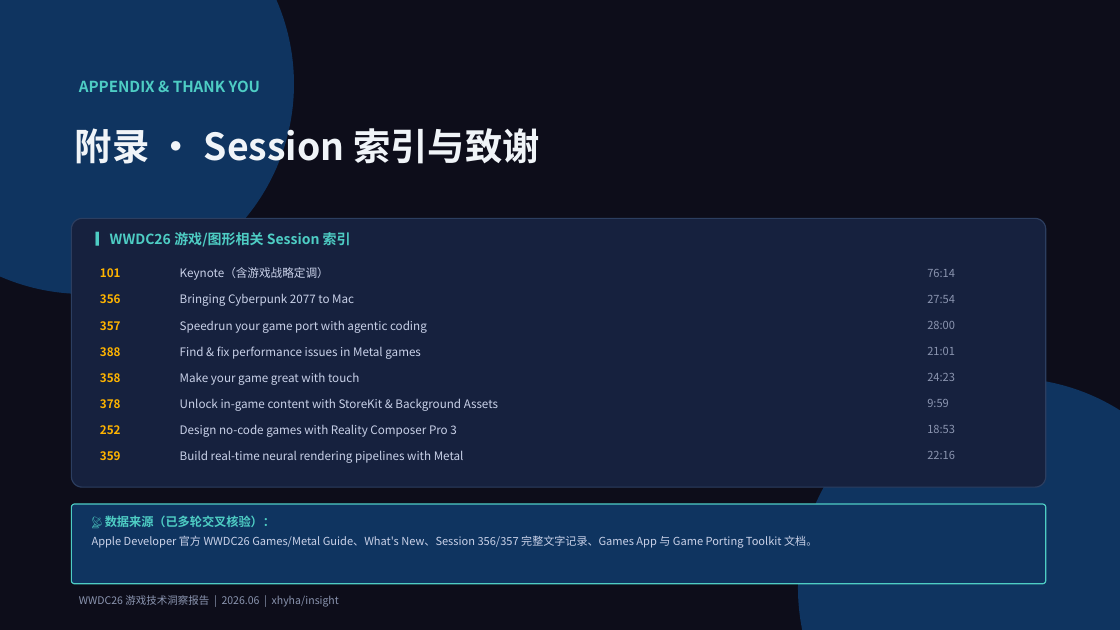
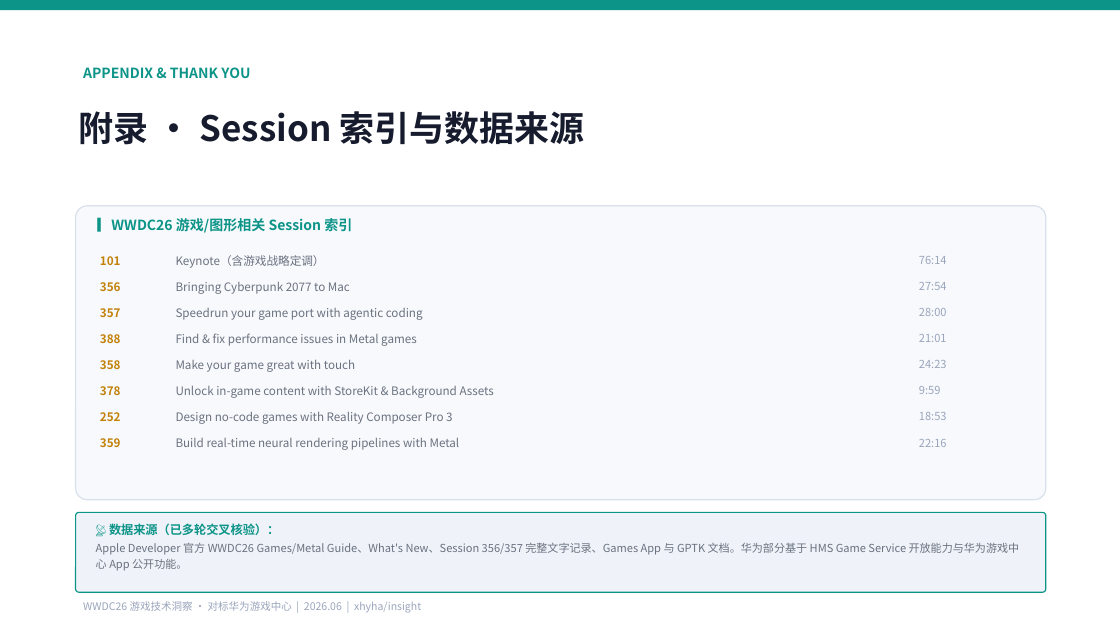
Before and after one commit to xhyha/insight, a slide deck: slide 28 of WWDC26_Gaming_Insight_Report.pptx (slide 24 before the commit). Drawn at 1120x630 pixels with LibreOffice and Linux fonts; fonts in the diff are those of the drawing. Boxes give left, top, right and bottom in pixels: in the first picture for what was removed or moved away, otherwise in the second. Text is boxed around its words. In the diff, an @@ line names an element or a change of style, - is before the commit and + after.

Commit message:
WWDC26游戏洞察 v2 - 白底版 + 新增华为游戏中心对标启发 (28 pages)
主要变更：
- 全局改为纯白底色主题（原深色主题）
- 新增第六章「对标华为游戏中心」(5 页)：
  · 华为游戏中心/HMS Game Service 现状速览
  · WWDC26 vs 华为 全维度对比矩阵
  · 对华为游戏中心的 7 大启发（分 2 页）
- 结论与行动建议改为华为视角路线图
- 目录与封面更新，总页数 24→28

7 大启发：AI迁移助手 / NPU神经升频 / 命令行AI调试 /
设备级智能画质预设 / 社交化发现 / 引擎插件资源分包 / 多设备空间游戏

```diff
--- a/WWDC26_Gaming_Insight_Report.pptx
+++ b/WWDC26_Gaming_Insight_Report.pptx
@@ background #0D0D1A to #FFFFFF @@
@@ rounded rectangle removed at (0,0,294,294) @@
@@ rectangle added at (0,0,1120,10), fill #0D9488 @@
@@ text "APPENDIX & THANK YOU": place and size @@
-text "APPENDIX & THANK YOU" at (79,80,260,92)
+text "APPENDIX & THANK YOU" at (83,67,250,78)
@@ text "APPENDIX & THANK YOU" at (83,67,250,78): size 13 to 12 pt, text colour #4ECDC4 to #0D9488 @@
@@ text at (79,111,585,145): text changed; size 32 to 30 pt; text colour #F0F4F8 to #161B2E @@
-附录 · Session 索引与致谢
+附录 · Session 索引与数据来源
@@ rounded rectangle: place and size @@
-rounded rectangle at (71,218,1046,487)
+rounded rectangle at (76,206,1046,500)
@@ rounded rectangle at (76,206,1046,500): fill #16213E to #F7F9FC; outline #2C3E60 1 pt to #D8E0EC 1 pt @@
@@ text "▎WWDC26 游戏/图形相关 Session 索引": place and size @@
-text "▎WWDC26 游戏/图形相关 Session 索引" at (96,231,351,247)
+text "▎WWDC26 游戏/图形相关 Session 索引" at (97,217,352,233)
@@ text "▎WWDC26 游戏/图形相关 Session 索引" at (97,217,352,233): text colour #4ECDC4 to #0D9488 @@
@@ text "101": place and size @@
-text "101" at (100,268,121,277)
+text "101" at (100,256,121,265)
@@ text "356": place and size @@
-text "356" at (100,294,121,303)
+text "356" at (100,282,121,291)
@@ text "357": place and size @@
-text "357" at (100,321,121,330)
+text "357" at (100,308,121,317)
@@ text "358": place and size @@
-text "358" at (100,373,121,382)
+text "358" at (100,360,121,369)
@@ text "388": place and size @@
-text "388" at (100,347,121,356)
+text "388" at (100,334,121,343)
@@ text "378": place and size @@
-text "378" at (100,399,121,408)
+text "378" at (100,386,121,395)
@@ rounded rectangle removed at (798,378,1120,630) @@
@@ text "252": place and size @@
-text "252" at (100,425,121,434)
+text "252" at (100,412,121,421)
@@ text colour #FFB400 to #C2820A in 8 elements at (100,386,121,395), (100,412,121,421), (100,256,121,265), (100,282,121,291), (100,308,121,317), (100,360,121,369), (100,334,121,343), (100,438,121,447) @@
@@ text "359": place and size @@
-text "359" at (100,451,121,460)
+text "359" at (100,438,121,447)
@@ 8 texts: place and size @@
-8 texts at (180,267,498,463)
+8 texts at (176,255,494,450)
@@ text colour #C9D1E8 to #6B7280 in 8 elements at (176,360,355,372), (176,255,325,268), (176,282,350,294), (176,308,423,320), (176,386,494,398), (176,412,452,424), (176,333,417,346), (176,438,460,450) @@
@@ 8 texts: place and size @@
-8 texts at (927,269,955,459)
+8 texts at (919,256,947,447)
@@ text colour #8B95B0 to #9AA5BC in 8 elements at (919,256,947,264), (919,308,947,316), (919,386,940,394), (919,412,947,420), (919,282,947,290), (919,360,947,368), (919,334,947,342), (919,439,947,447) @@
@@ rounded rectangle: place and size @@
-rounded rectangle at (71,504,1046,584)
+rounded rectangle at (76,513,1046,592)
@@ rounded rectangle at (76,513,1046,592): fill #0F3460 to #EFF3F9; outline #4ECDC4 1 pt to #0D9488 1 pt @@
@@ text "📡 数据来源（已多轮交叉核验）：": place and size @@
-text "📡 数据来源（已多轮交叉核验）：" at (92,515,817,548)
+text "📡 数据来源（已多轮交叉核验）：" at (96,523,1020,571)
@@ text at (109,523,279,535): text colour #4ECDC4 to #0D9488 in "📡 数据来源（已多轮交叉核验）：" @@
@@ text at (96,543,1020,571): text changed; text colour #C9D1E8 to #6B7280 @@
-Apple Developer 官方 WWDC26 Games/Metal Guide、What's New、Session 356/357 完整文字记录、Games App 与 Game Porting Toolkit 文档。
+Apple Developer 官方 WWDC26 Games/Metal Guide、What's New、Session 356/357 完整文字记录、Games App 与 GPTK 文档。华为部分基于 HMS Game Service 开放能力与华为游戏中心 App 公开功能。
@@ text at (83,601,421,613): text changed; text colour #8B95B0 to #9AA5BC @@
-WWDC26 游戏技术洞察报告 | 2026.06 | xhyha/insight
+WWDC26 游戏技术洞察 · 对标华为游戏中心 | 2026.06 | xhyha/insight
```
Also in this commit, not shown: 22 other slides changed, 5 slides added, 1 slide removed.
